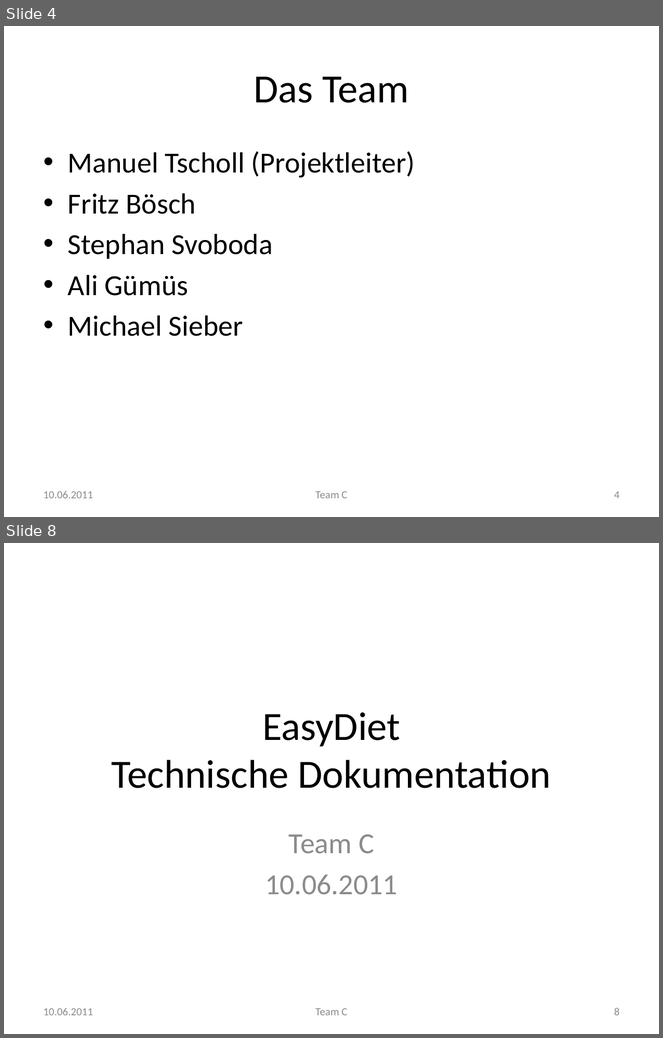
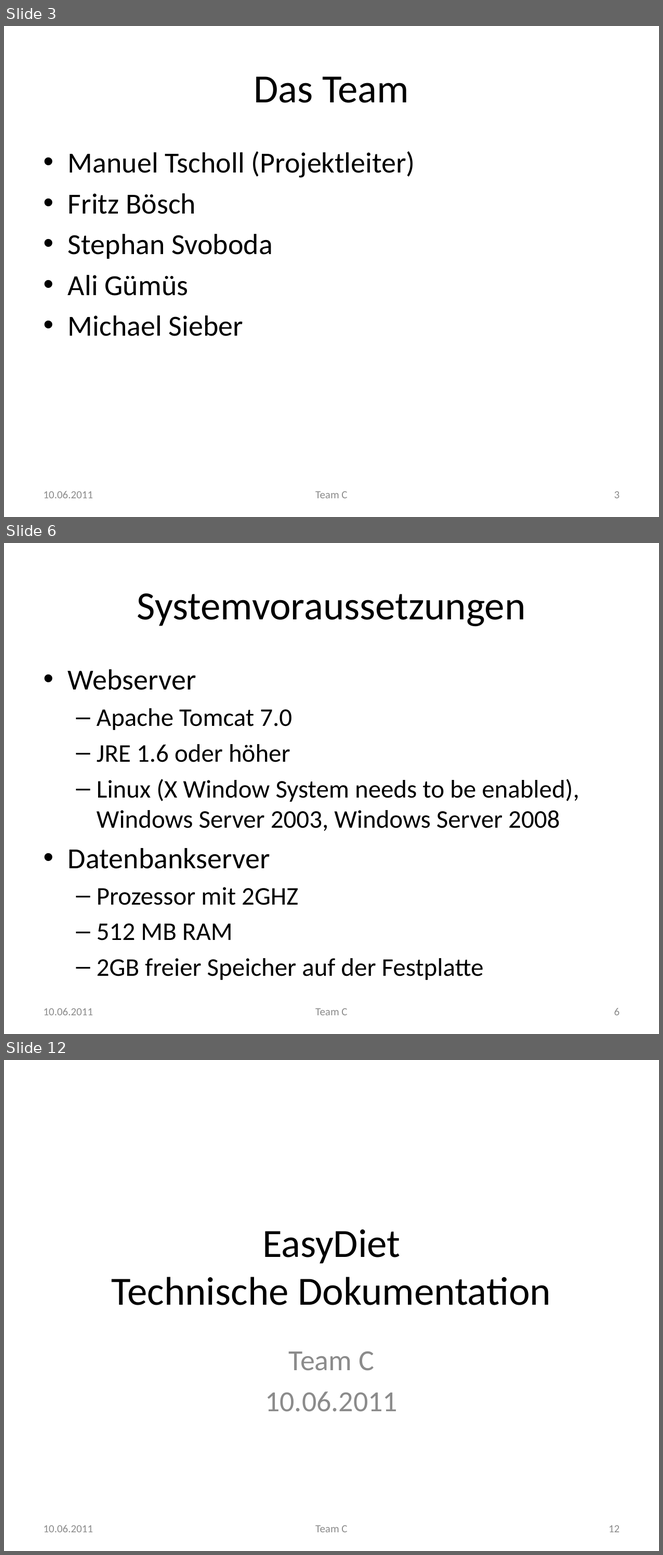
Before and after one commit to manuelTscholl/easydiet-team-c, a slide deck: doc/Abschluss/EasyDiet.pptx. Shown one above the other, each under a label of ours: slides 4 and 8 before the commit, slides 3, 6 and 12 after it; the slides between them are not shown. The pictures are 663x1038 and 663x1555 pixels, drawn with LibreOffice and Linux fonts; fonts in the diff are those of the drawing. Boxes give left, top, right and bottom in pixels: in the first picture for what was removed or moved away, otherwise in the second. Text is boxed around its words. In the diff, an @@ line names an element or a change of style, - is before the commit and + after.

```diff
--- a/doc/Abschluss/EasyDiet.pptx
+++ b/doc/Abschluss/EasyDiet.pptx
@@ slide 6 added at [4,543,659,1034], background #FFFFFF @@
@@ title added at [137,593,526,627], 44 pt, text #000000 @@
+Systemvoraussetzungen
@@ text added at [68,669,580,980], 28 pt, text #000000 @@
+• Webserver
+  – Apache Tomcat 7.0
+  – JRE 1.6 oder höher
+  – Linux (X Window System needs to be enabled), Windows Server 2003, Windows Server 2008
+• Datenbankserver
+  – Prozessor mit 2GHZ
+  – 512 MB RAM
+  – 2GB freier Speicher auf der Festplatte
@@ text added at [44,1008,93,1016], 12 pt, text #8C8C8C @@
+10.06.2011
@@ text added at [315,1008,347,1016], 12 pt, text #8C8C8C @@
+Team C
@@ page number added at [614,1008,620,1016], 12 pt, text #8C8C8C @@
+6
@@ what was slide 4 is now slide 3 @@
@@ page number at [614,491,620,499]: text changed @@
-4
+3
@@ what was slide 8 is now slide 12 @@
@@ page number at [609,1525,620,1533]: text changed @@
-8
+12
```
Also in this commit, not shown: 12 slides changed, 10 other slides added, 3 other files.
